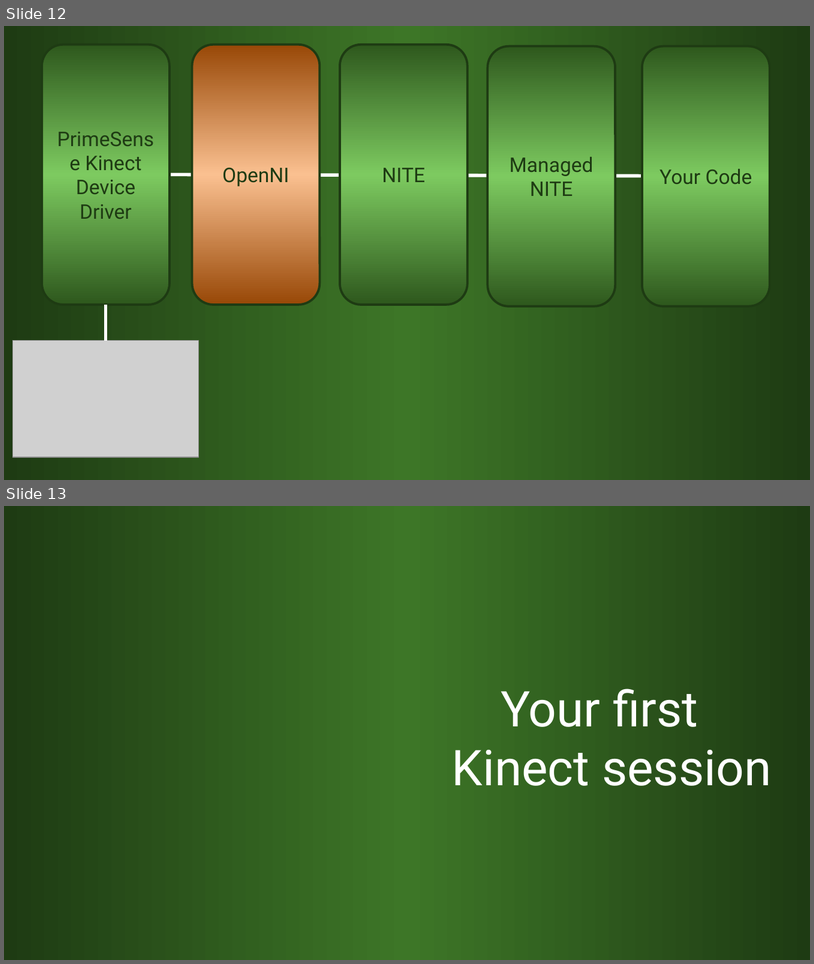
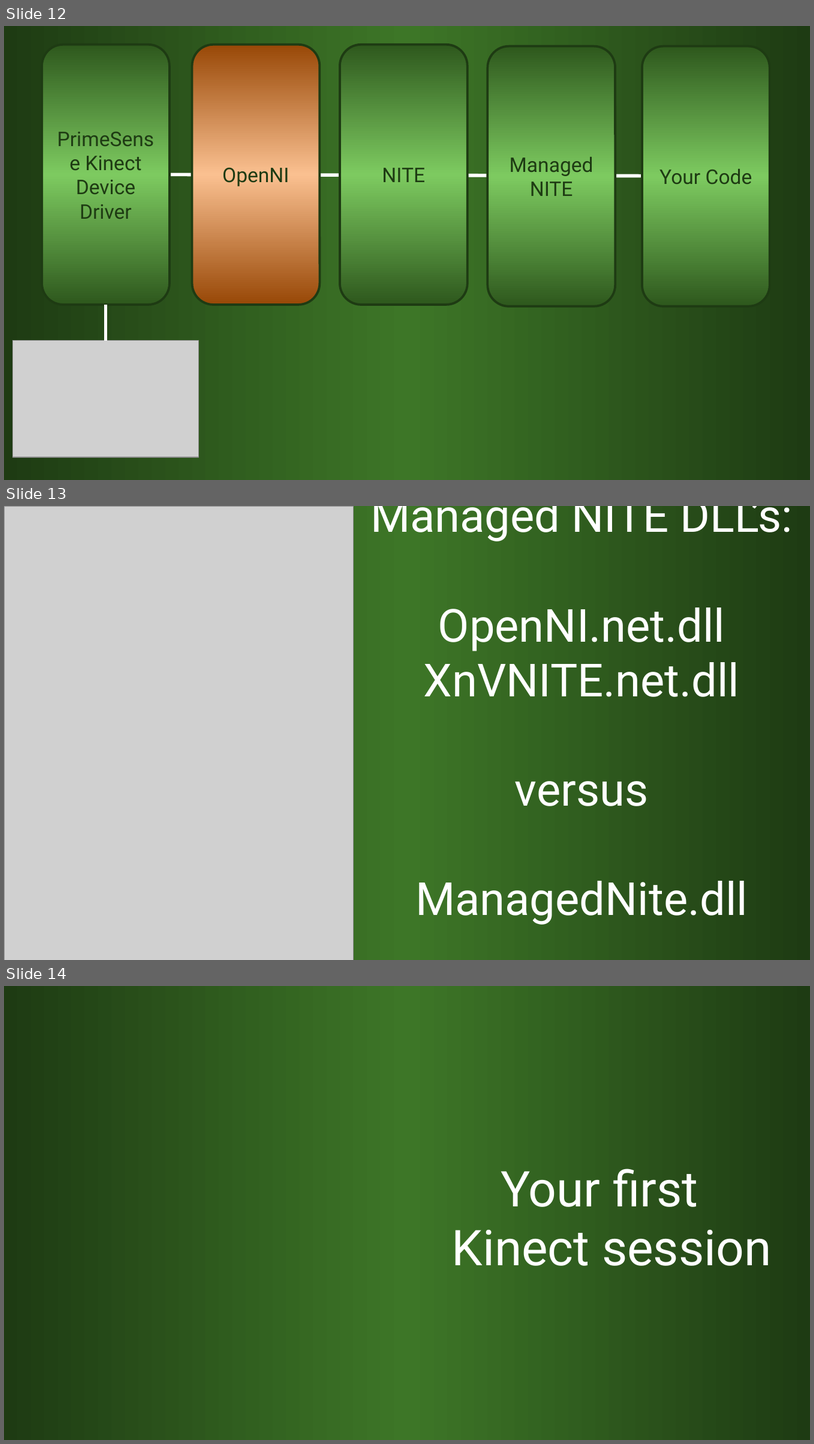
Before and after one commit to kindohm/kinect-nite-dev, a slide deck: slides/KinectDev.pptx. Shown one above the other, each under a label of ours: slides 12 and 13 before the commit, slides 12, 13 and 14 after it. The pictures are 814x964 and 814x1444 pixels, drawn with LibreOffice and Linux fonts; fonts in the diff are those of the drawing; grey boxes stand for pictures. Boxes give left, top, right and bottom in pixels: in the first picture for what was removed or moved away, otherwise in the second. Text is boxed around its words. In the diff, an @@ line names an element or a change of style, - is before the commit and + after.

Commit message:
updated pptx

```diff
--- a/slides/KinectDev.pptx
+++ b/slides/KinectDev.pptx
@@ slide 13 added at [4,506,810,960], background gradient #1E3B13 to #3D7627 @@
@@ picture added at [4,506,353,960] @@
@@ text added at [371,506,793,924], 40.7 pt, text #FFFFFF @@
+Managed NITE DLL’s:
+OpenNI.net.dll
+XnVNITE.net.dll
+versus
+ManagedNite.dll
@@ what was slide 13 is now slide 14 @@
```
Also in this commit, not shown: 1 other slide added, 1 slide removed.
